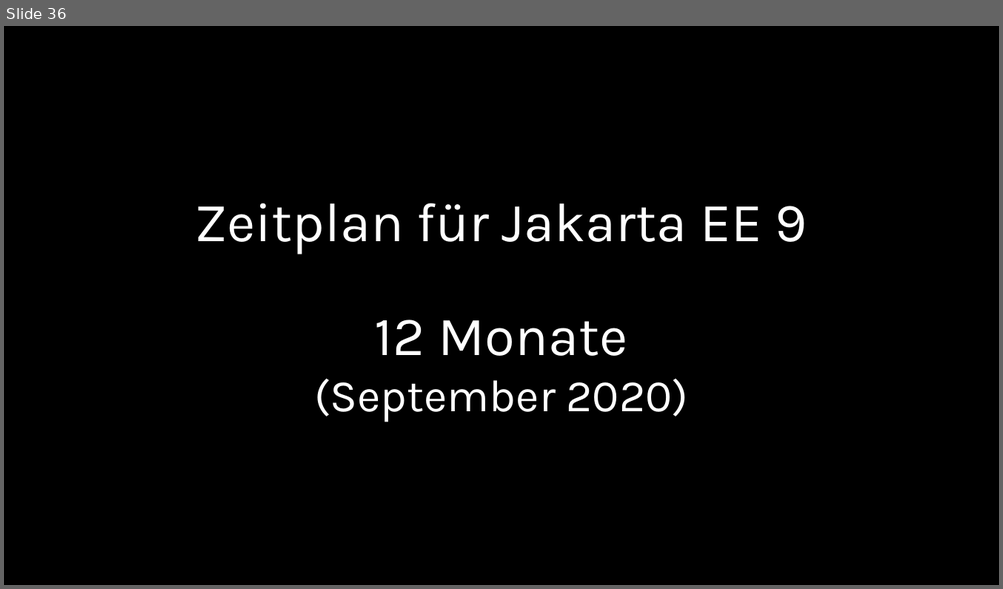
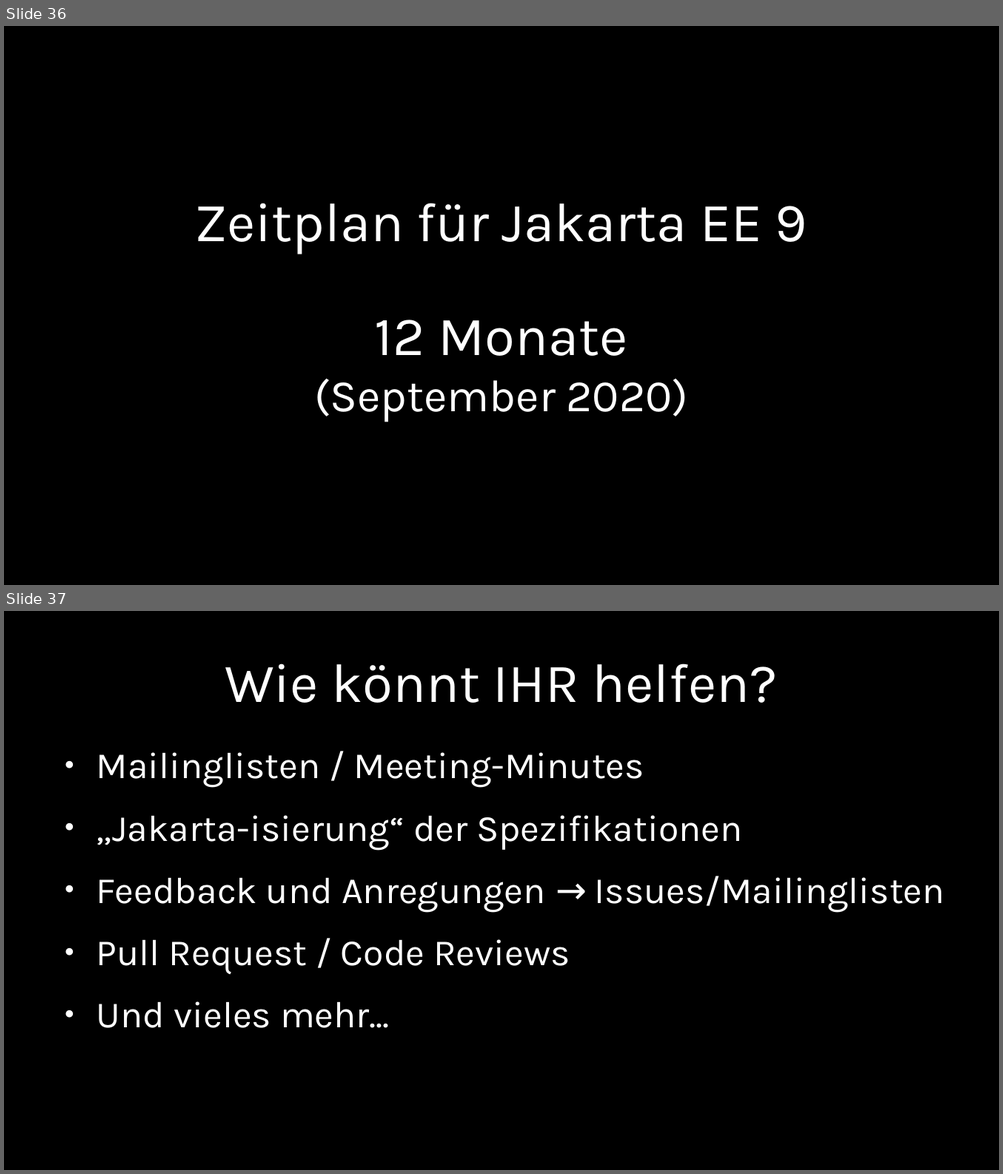
Before and after one commit to chkal/talks, a slide deck: 2019-11-jvmcon-jakarta-ee/JakartaEE.odp. Shown one above the other, each under a label of ours: slide 36 before the commit, slides 36 and 37 after it. The pictures are 1003x589 and 1003x1174 pixels, drawn with LibreOffice and Linux fonts; fonts in the diff are those of the drawing. Boxes give left, top, right and bottom in pixels: in the first picture for what was removed or moved away, otherwise in the second. Text is boxed around its words. In the diff, an @@ line names an element or a change of style, - is before the commit and + after.

```diff
--- a/2019-11-jvmcon-jakarta-ee/JakartaEE.odp
+++ b/2019-11-jvmcon-jakarta-ee/JakartaEE.odp
@@ slide 37 added at <box>4,611,999,1170</box>, background #000000 @@
@@ title added at <box>225,664,777,703</box>, 44 pt, text #FFFFFF @@
+Wie könnt IHR helfen?
@@ text added at <box>96,752,945,1028</box>, 29.6 pt, text #FFFFFF @@
+● Mailinglisten / Meeting-Minutes
+● „Jakarta-isierung“ der Spezifikationen
+● Feedback und Anregungen → Issues/Mailinglisten
+● Pull Request / Code Reviews
+● Und vieles mehr...
```
Also in this commit, not shown: 5 slides changed, 1 other file.
